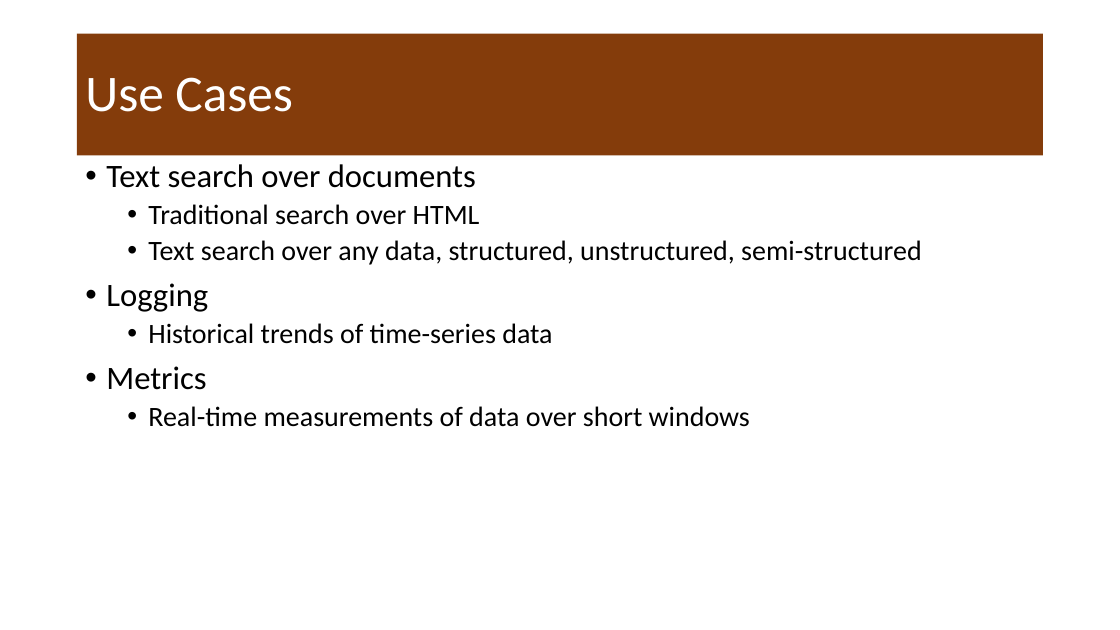
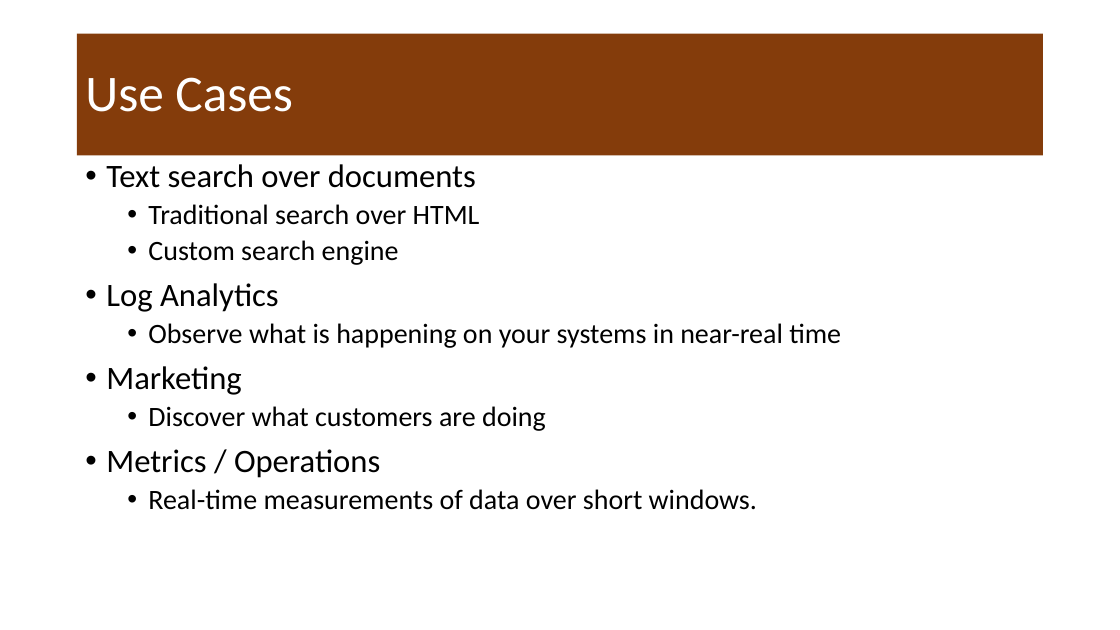
Before and after one commit to mafudge/ist769-old, a slide deck: slide 5 of content/J-Search/J-Search.pptx. Drawn at 1120x630 pixels with LibreOffice and Linux fonts; fonts in the diff are those of the drawing. Boxes give left, top, right and bottom in pixels: in the first picture for what was removed or moved away, otherwise in the second. Text is boxed around its words. In the diff, an @@ line names an element or a change of style, - is before the commit and + after.

```diff
--- a/content/J-Search/J-Search.pptx
+++ b/content/J-Search/J-Search.pptx
@@ text at [106,240,841,510]: text changed @@
-  • Text search over any data, structured, unstructured, semi-structured
-• Logging
-  • Historical trends of time-series data
-• Metrics
-  • Real-time measurements of data over short windows
+  • Custom search engine
+• Log Analytics
+  • Observe what is happening on your systems in near-real time
+• Marketing
+  • Discover what customers are doing
+• Metrics / Operations
+  • Real-time measurements of data over short windows.
```
Also in this commit, not shown: 1 other slide changed, 9 slides added, 1 slide removed, 2 other files.
